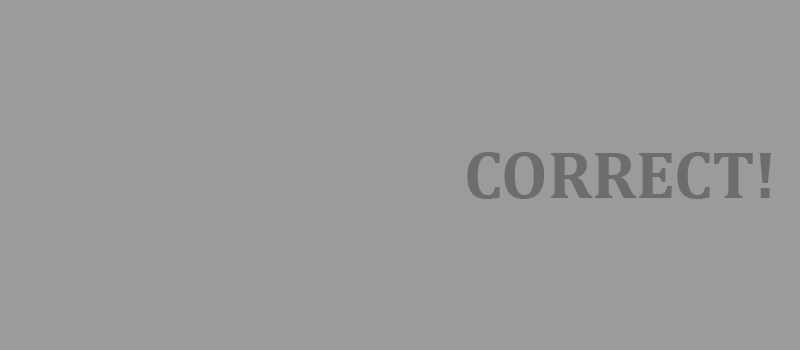
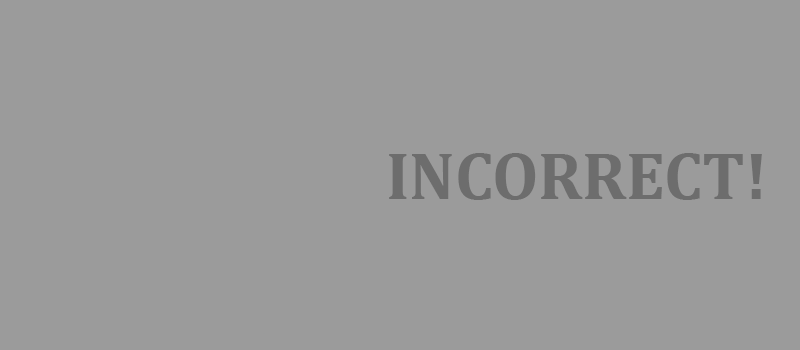
Before/after of a 800 x 350 layered artwork. What changed in the layer stack:
renamed "CORRECT!" to "INCORRECT!", painted on it over box(389, 152, 771, 200)
painted on "Rectangle 1" over box(389, 152, 771, 200)
